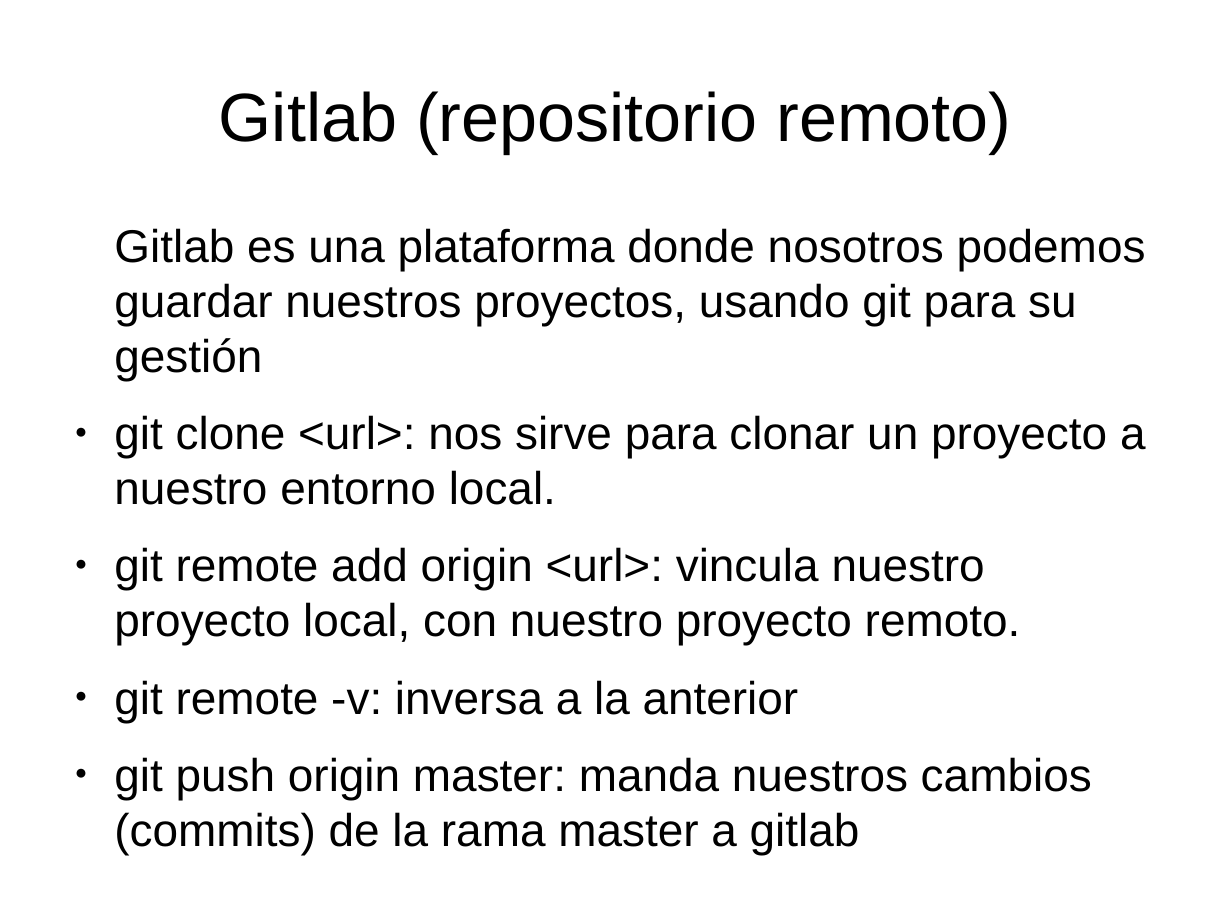
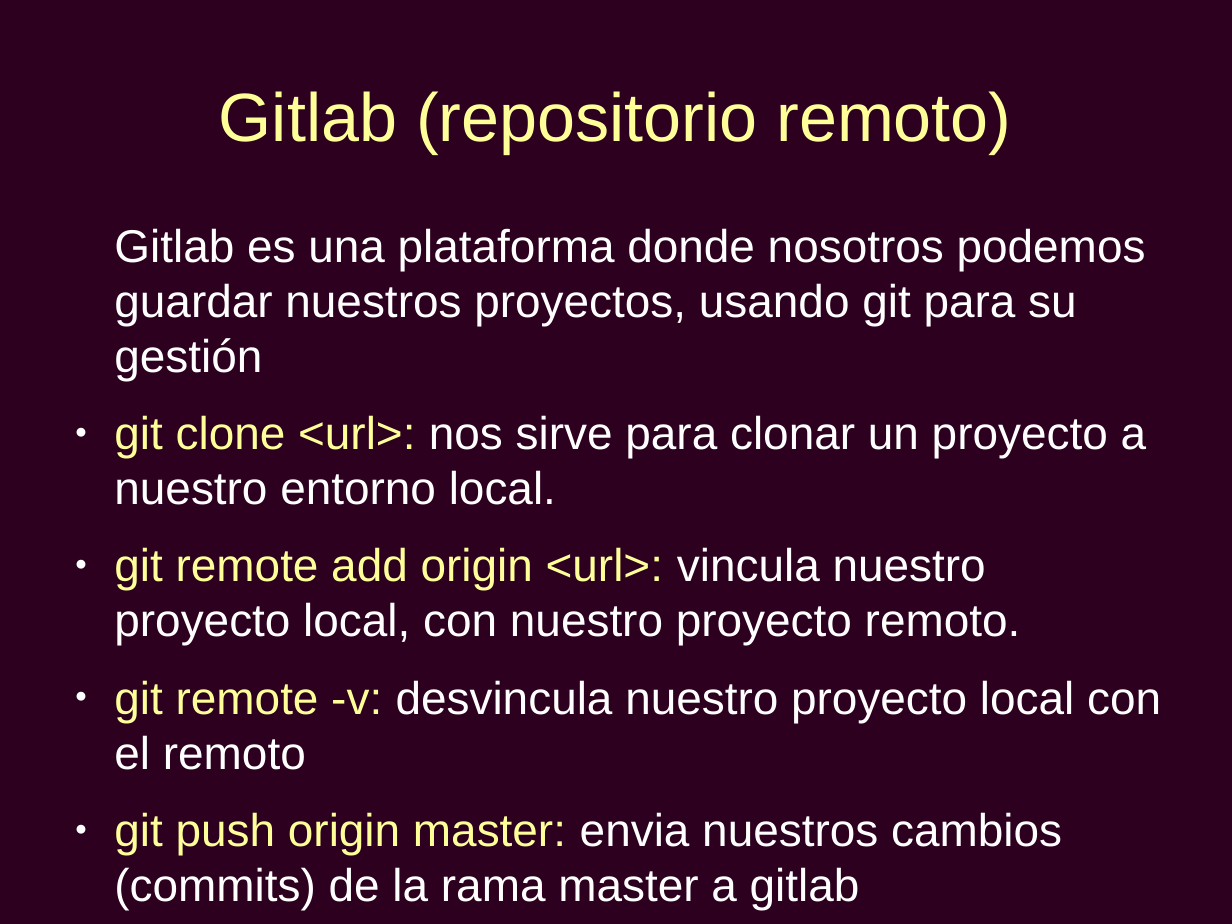
Before and after one commit to fmengoni/cursogit, a slide deck: slide 7 of Presentación git.odp. Drawn at 1232x924 pixels with LibreOffice and Linux fonts; fonts in the diff are those of the drawing. Boxes give left, top, right and bottom in pixels: in the first picture for what was removed or moved away, otherwise in the second. Text is boxed around its words. In the diff, an @@ line names an element or a change of style, - is before the commit and + after.

```diff
--- a/Presentación git.odp
+++ b/Presentación git.odp
@@ background #FFFFFF to #2C001E @@
@@ title "Gitlab (repositorio remoto)" at bbox=[219, 91, 1011, 153]: text colour #000000 to #FFFF99 @@
@@ text at bbox=[114, 228, 1147, 645]: text colour #000000 to #FFFFFF in "Gitlab es una plataforma donde nosotros podemos ...", "nos sirve para clonar un proyecto a ...", "vincula nuestro proyecto local, con nuestro proyecto ..."; text colour #000000 to #FFFF99 in "git clone <url>:", "git remote add origin <url>:"; bullet colour #000000 to #FFFFFF @@
@@ text at bbox=[114, 680, 1161, 910]: text changed; text colour #000000 to #FFFFFF @@
-● git remote -v: inversa a la anterior
-● git push origin master: manda nuestros cambios (commits) de la rama master a gitlab
+● git remote -v: desvincula nuestro proyecto local con el remoto
+● git push origin master: envia nuestros cambios (commits) de la rama master a gitlab
```
Also in this commit, not shown: 7 other slides changed.
